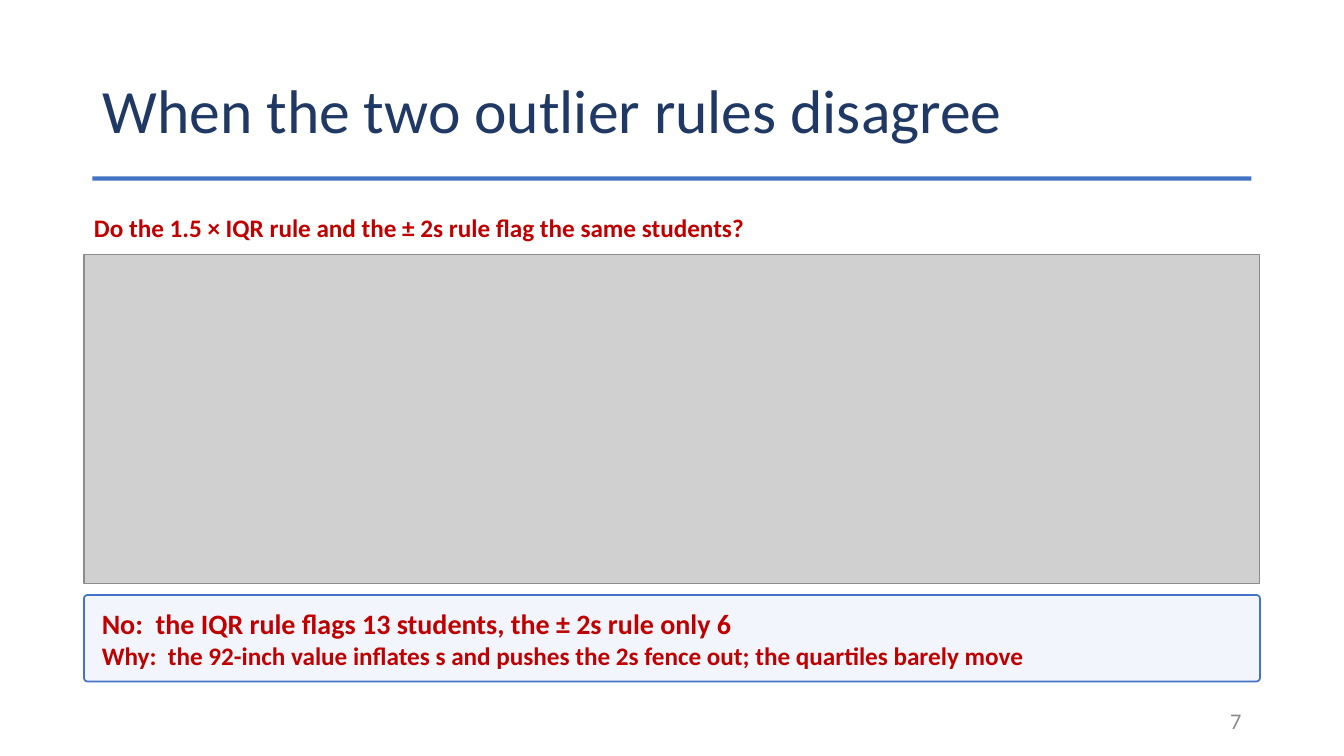
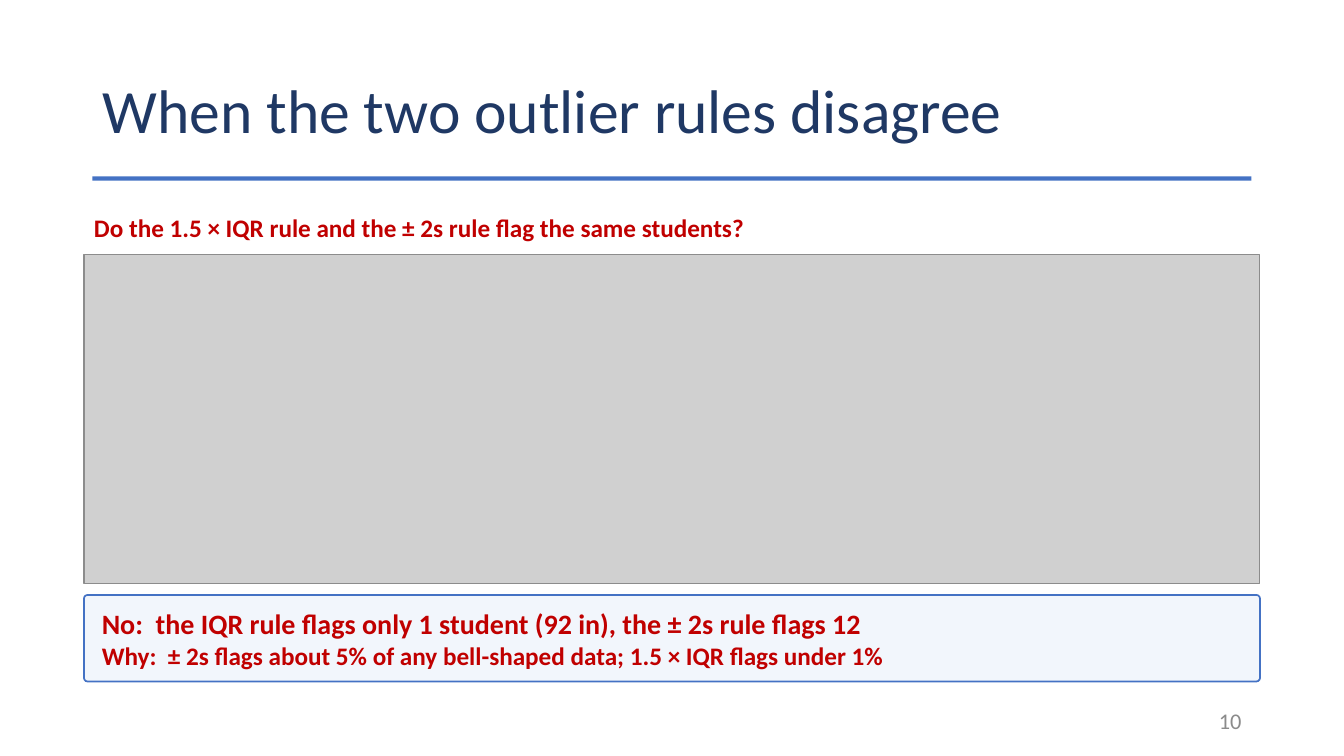
Before and after one commit to Jarred6068/Kvamme_UI_STAT251, a slide deck: slide 10 of docs/lecture_slides/Week 6/Week6_Lecture13_Slides_9_30_2026.pptx (slide 7 before the commit). Drawn at 1344x756 pixels with LibreOffice and Linux fonts; fonts in the diff are those of the drawing; grey boxes stand for pictures. Boxes give left, top, right and bottom in pixels: in the first picture for what was removed or moved away, otherwise in the second. Text is boxed around its words. In the diff, an @@ line names an element or a change of style, - is before the commit and + after.

```diff
--- a/docs/lecture_slides/Week 6/Week6_Lecture13_Slides_9_30_2026.pptx
+++ b/docs/lecture_slides/Week 6/Week6_Lecture13_Slides_9_30_2026.pptx
@@ text in rounded rectangle at [102, 613, 883, 670]: text changed @@
-No: the IQR rule flags 13 students, the ± 2s rule only 6
-Why: the 92-inch value inflates s and pushes the 2s fence out; the quartiles barely move
+No: the IQR rule flags only 1 student (92 in), the ± 2s rule flags 12
+Why: ± 2s flags about 5% of any bell-shaped data; 1.5 × IQR flags under 1%
@@ page number at [1219, 714, 1242, 729]: text changed @@
-7
+10
```
Also in this commit, not shown: 9 other slides changed, 8 slides added, 42 other files.
